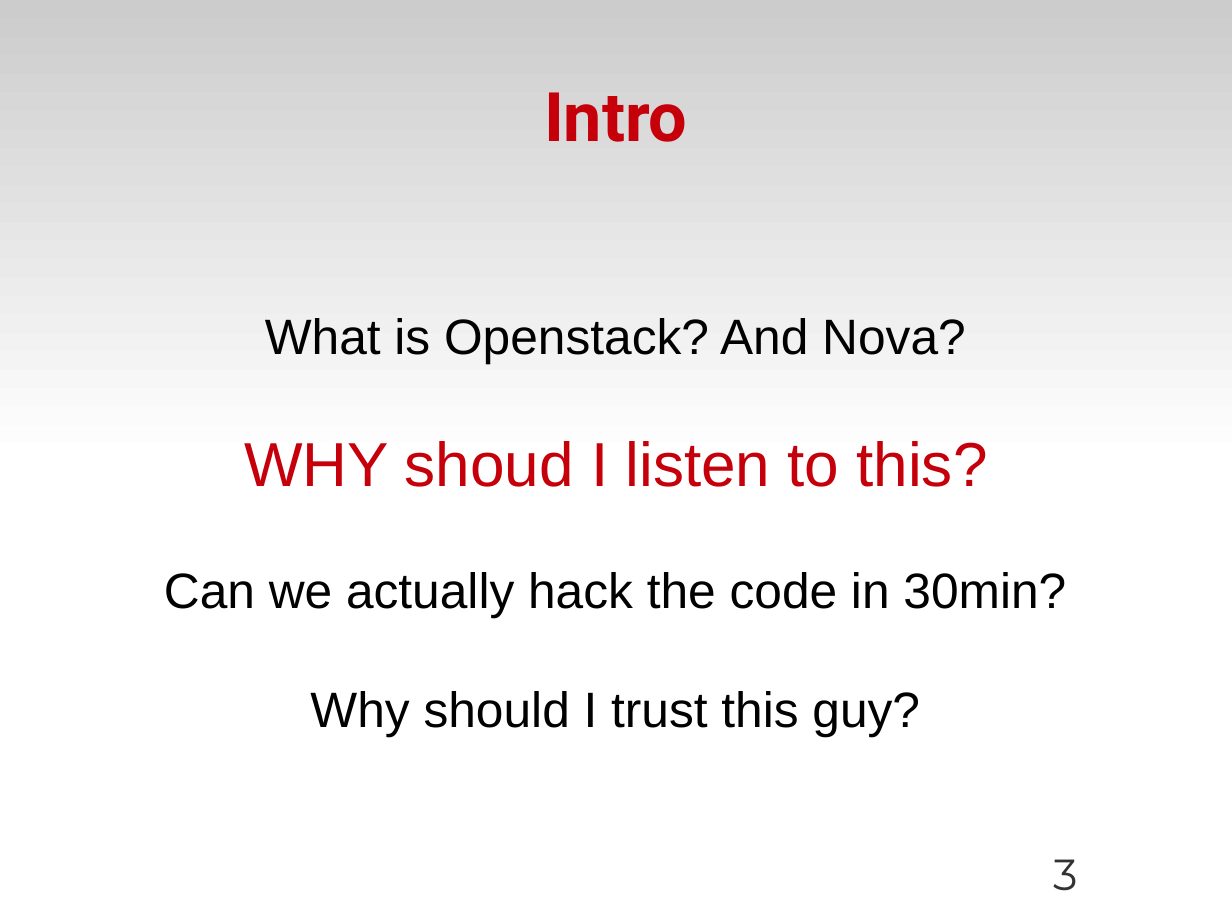
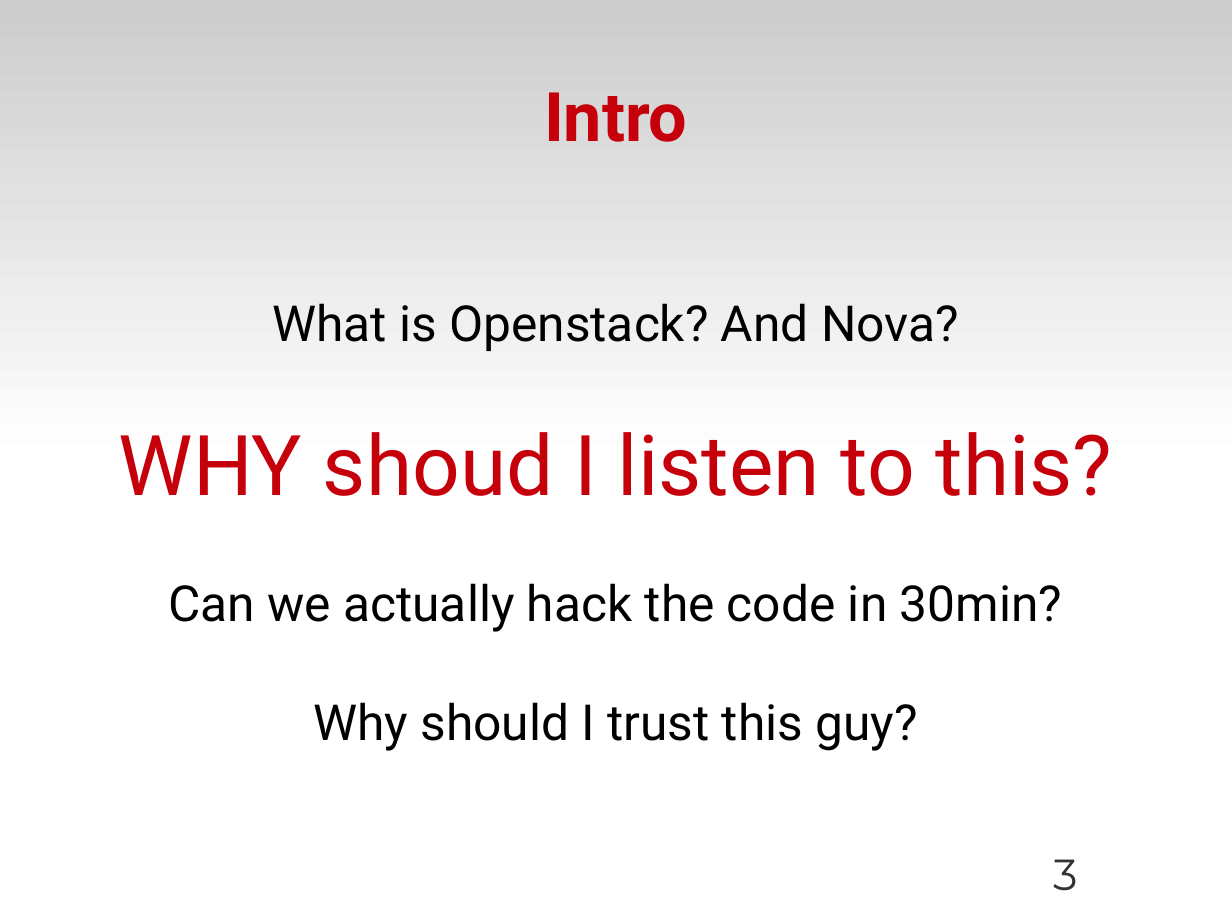
Before and after one commit to zyluo/talk-COSUG-2012, a slide deck: slide 3 of COSUG-2012.odp. Drawn at 1232x924 pixels with LibreOffice and Linux fonts; fonts in the diff are those of the drawing; background and template pictures are left out. Boxes give left, top, right and bottom in pixels: in the first picture for what was removed or moved away, otherwise in the second. Text is boxed around its words. In the diff, an @@ line names an element or a change of style, - is before the commit and + after.

```diff
--- a/COSUG-2012.odp
+++ b/COSUG-2012.odp
@@ subtitle "What is Openstack? And Nova?" at bbox=[119, 303, 1113, 751]: font Arial to Roboto; size 40 to 54 pt in "WHY shoud I listen to this?" @@
```
Also in this commit, not shown: 7 other slides changed, 6 slides added, 2 slides removed, 1 other file.
